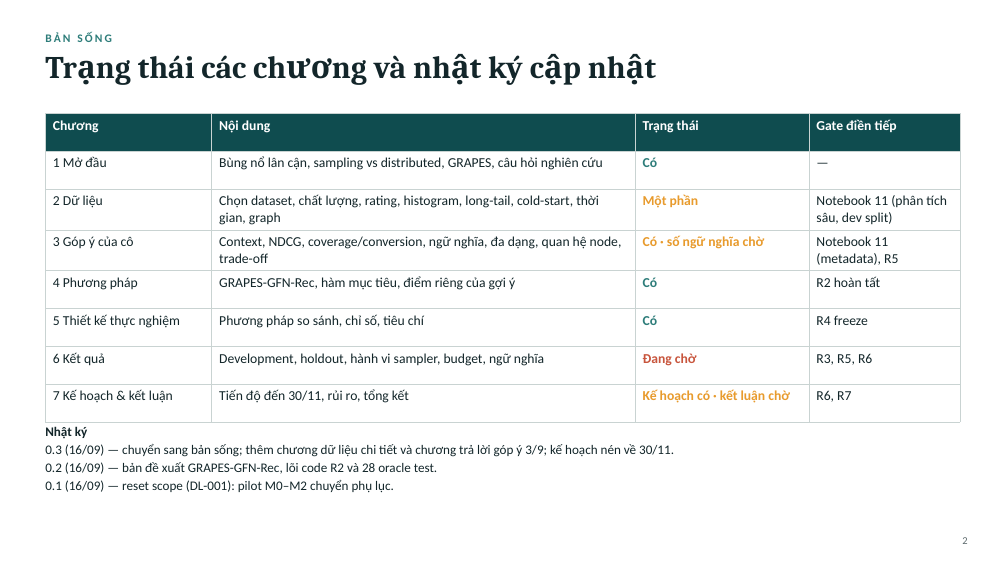
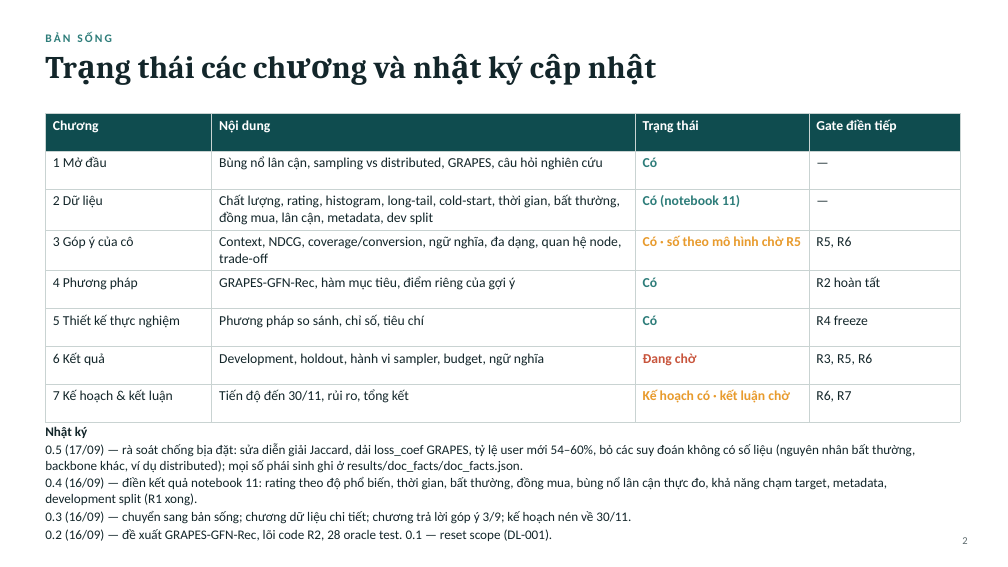
Before and after one commit to vanxuanty95/Ratruong, a slide deck: slide 2 of Do An/05_slides/THESIS_vn.pptx. Drawn at 1008x567 pixels with LibreOffice and Linux fonts; fonts in the diff are those of the drawing. Boxes give left, top, right and bottom in pixels: in the first picture for what was removed or moved away, otherwise in the second. Text is boxed around its words. In the diff, an @@ line names an element or a change of style, - is before the commit and + after.

```diff
--- a/Do An/05_slides/THESIS_vn.pptx
+++ b/Do An/05_slides/THESIS_vn.pptx
@@ table at (45,113,960,407) @@
-row 3: 2 Dữ liệu | Chọn dataset, chất lượng, rating, histogram, long-tail, cold-start, thời gian, graph | Một phần | Notebook 11 (phân tích sâu, dev split)
+row 3: 2 Dữ liệu | Chất lượng, rating, histogram, long-tail, cold-start, thời gian, bất thường, đồng mua, lân cận, metadata, dev split | Có (notebook 11) | —
-row 4, column 3: Có · số ngữ nghĩa chờ
+row 4, column 3: Có · số theo mô hình chờ R5
-row 4, column 4: Notebook 11 (metadata), R5
+row 4, column 4: R5, R6
@@ text at (45,443,915,541): text changed @@
-0.3 (16/09) — chuyển sang bản sống; thêm chương dữ liệu chi tiết và chương trả lời góp ý 3/9; kế hoạch nén về 30/11.
-0.2 (16/09) — bản đề xuất GRAPES-GFN-Rec, lõi code R2 và 28 oracle test.
-0.1 (16/09) — reset scope (DL-001): pilot M0–M2 chuyển phụ lục.
+0.5 (17/09) — rà soát chống bịa đặt: sửa diễn giải Jaccard, dải loss_coef GRAPES, tỷ lệ user mới 54–60%, bỏ các suy đoán không có số liệu (nguyên nhân bất thường, backbone khác, ví dụ distributed); mọi số phái sinh ghi ở results/doc_facts/doc_facts.json.
+0.4 (16/09) — điền kết quả notebook 11: rating theo độ phổ biến, thời gian, bất thường, đồng mua, bùng nổ lân cận thực đo, khả năng chạm target, metadata, development split (R1 xong).
+0.3 (16/09) — chuyển sang bản sống; chương dữ liệu chi tiết; chương trả lời góp ý 3/9; kế hoạch nén về 30/11.
+0.2 (16/09) — đề xuất GRAPES-GFN-Rec, lõi code R2, 28 oracle test. 0.1 — reset scope (DL-001).
```
Also in this commit, not shown: 28 other slides changed, 6 slides added, 13 other files.
